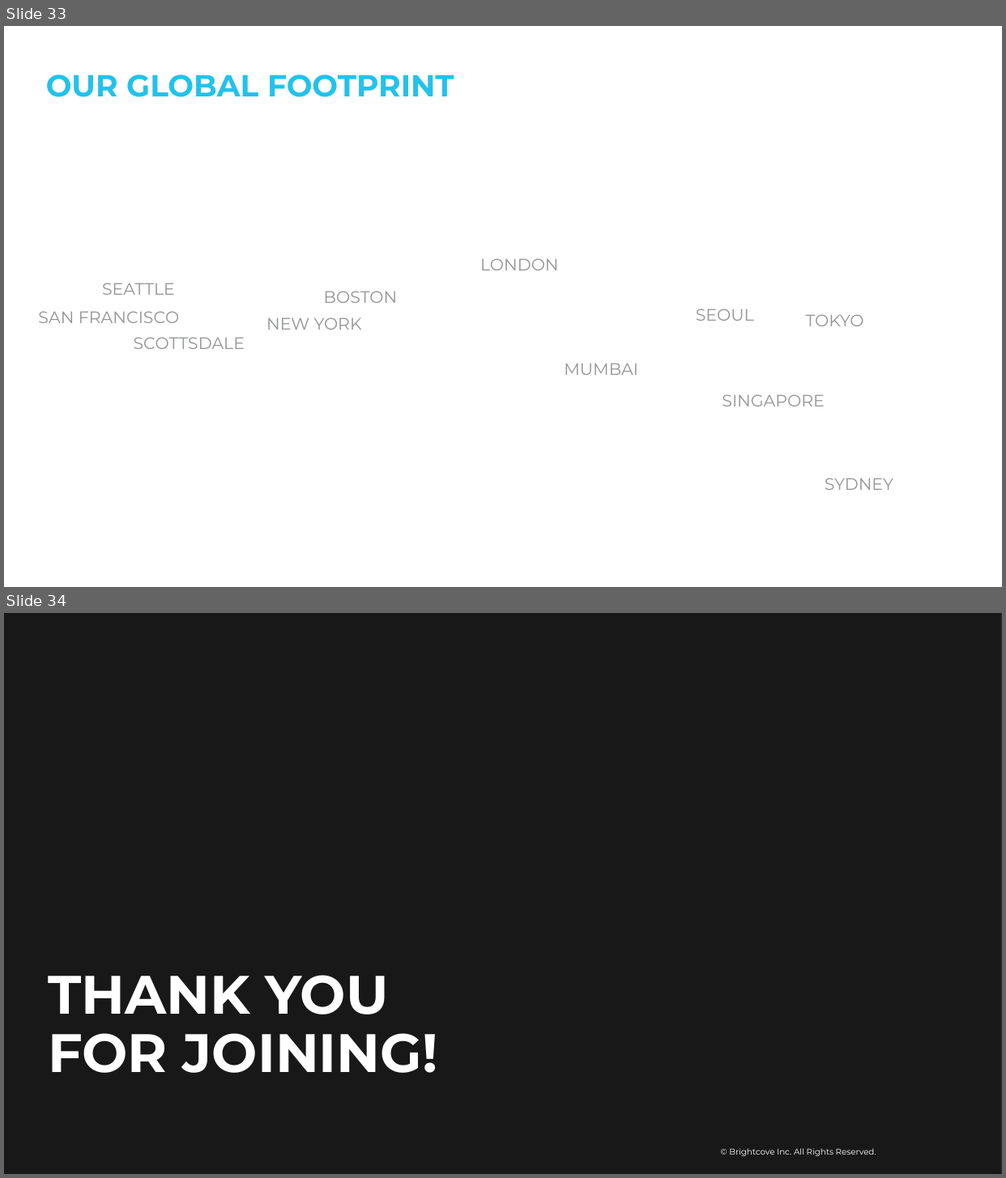
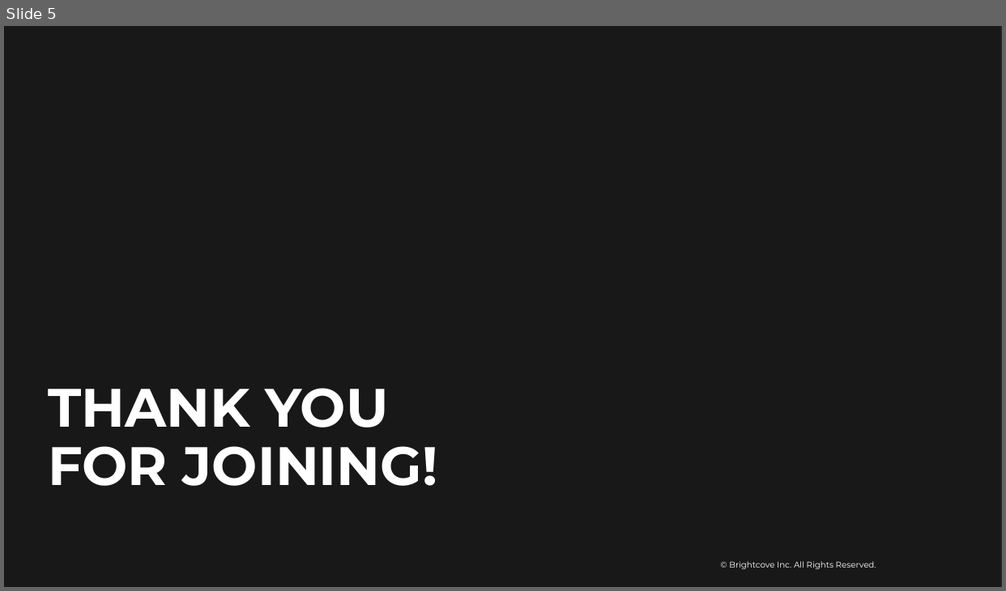
Before and after one commit to BrightcoveLearning/BCL-LearningSamples, a slide deck: _beacon-self-service/documentation-plan2.pptx. Shown one above the other, each under a label of ours: slides 33 and 34 before the commit, slide 5 after it. The pictures are 1006x1178 and 1006x591 pixels, drawn with LibreOffice and Linux fonts; fonts in the diff are those of the drawing; background and template pictures are left out; a plain dark background stands for a picture behind light text. Boxes give left, top, right and bottom in pixels: in the first picture for what was removed or moved away, otherwise in the second. Text is boxed around its words. In the diff, an @@ line names an element or a change of style, - is before the commit and + after.

```diff
--- a/_beacon-self-service/documentation-plan2.pptx
+++ b/_beacon-self-service/documentation-plan2.pptx
@@ slide 33 removed at <box>4,26,1002,587</box>, background #FFFFFF @@
@@ text removed at <box>46,75,454,97</box> @@
-OUR GLOBAL FOOTPRINT
@@ text removed at <box>480,258,559,271</box> @@
-LONDON
@@ text removed at <box>102,283,175,295</box> @@
-SEATTLE
@@ text removed at <box>324,291,398,303</box> @@
-BOSTON
@@ text removed at <box>38,311,179,323</box> @@
-SAN FRANCISCO
@@ text removed at <box>696,309,754,321</box> @@
-SEOUL
@@ text removed at <box>806,314,864,327</box> @@
-TOKYO
@@ text removed at <box>134,337,245,349</box> @@
-SCOTTSDALE
@@ text removed at <box>266,318,362,330</box> @@
-NEW YORK
@@ text removed at <box>564,364,638,375</box> @@
-MUMBAI
@@ text removed at <box>722,395,825,407</box> @@
-SINGAPORE
@@ text removed at <box>825,478,893,490</box> @@
-SYDNEY
@@ what was slide 34 is now slide 5 @@
```
Also in this commit, not shown: 28 other slides removed, 2 other files.
